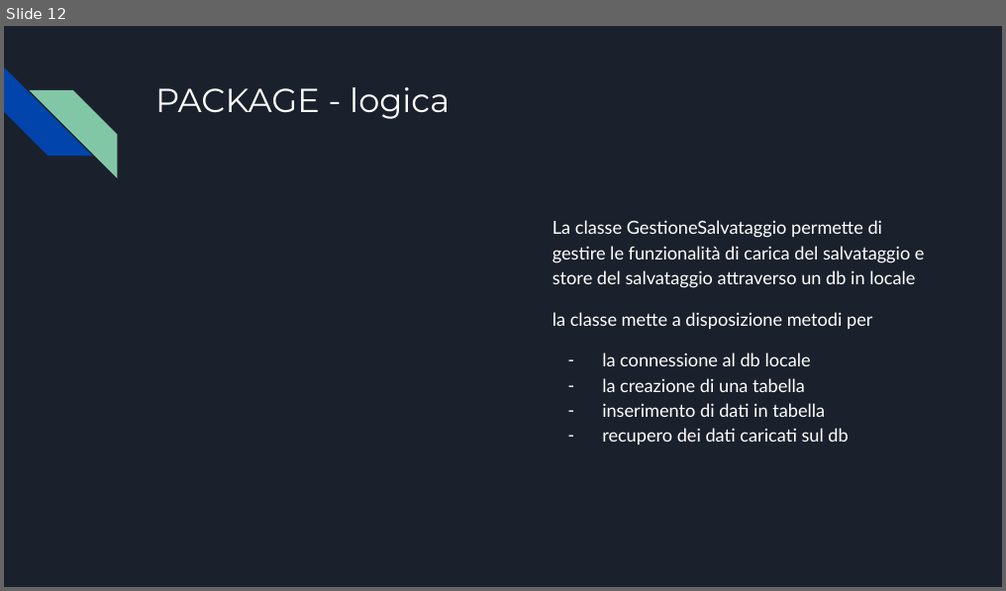
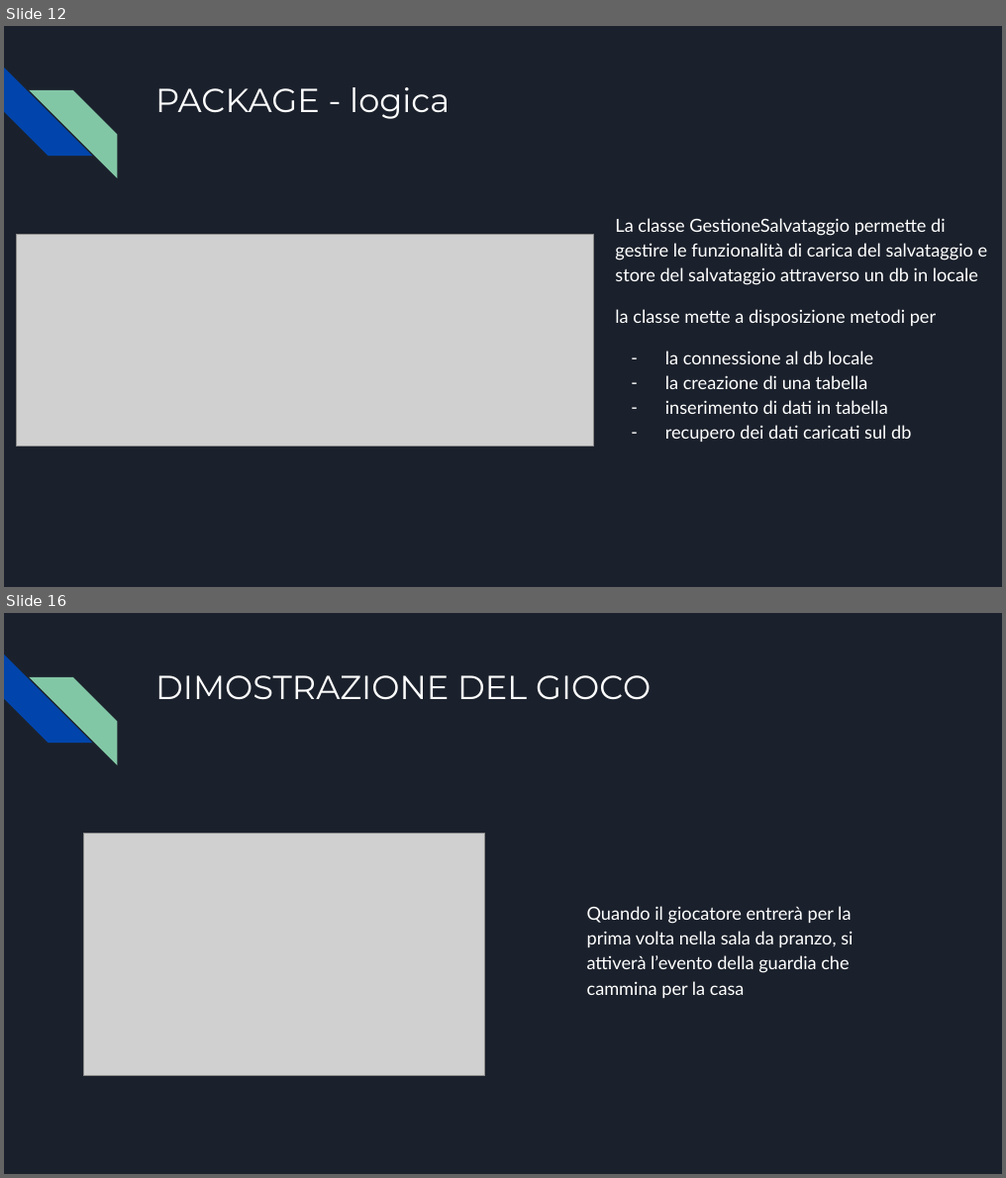
Before and after one commit to vitomarzocca/Esame-MAP, a slide deck: Presentazione senza titolo.pptx. Shown one above the other, each under a label of ours: slide 12 before the commit, slides 12 and 16 after it; the slides between them are not shown. The pictures are 1006x591 and 1006x1178 pixels, drawn with LibreOffice and Linux fonts; fonts in the diff are those of the drawing; grey boxes stand for pictures. Boxes give left, top, right and bottom in pixels: in the first picture for what was removed or moved away, otherwise in the second. Text is boxed around its words. In the diff, an @@ line names an element or a change of style, - is before the commit and + after.

```diff
--- a/Presentazione senza titolo.pptx
+++ b/Presentazione senza titolo.pptx
@@ slide 16 added at (4,613,1002,1174), background #1B212C; not listed: 2 template elements that a slide beside it also shows @@
@@ title added at (155,675,650,700), 24 pt, text #FFFFFF @@
+DIMOSTRAZIONE DEL GIOCO
@@ picture added at (84,834,484,1076) @@
@@ text added at (587,906,852,998), 13 pt, text #FFFFFF @@
+Quando il giocatore entrerà per la prima volta nella sala da pranzo, si attiverà l’evento della guardia che cammina per la casa
@@ slide 12 changed as well @@
@@ text "La classe GestioneSalvataggio permette di ...": place and size @@
-text "La classe GestioneSalvataggio permette di ..." at (552,220,925,445)
+text "La classe GestioneSalvataggio permette di ..." at (615,218,988,442)
@@ picture added at (16,235,594,446) @@
```
Also in this commit, not shown: 10 other slides changed, 8 other slides added, 4 other files.
